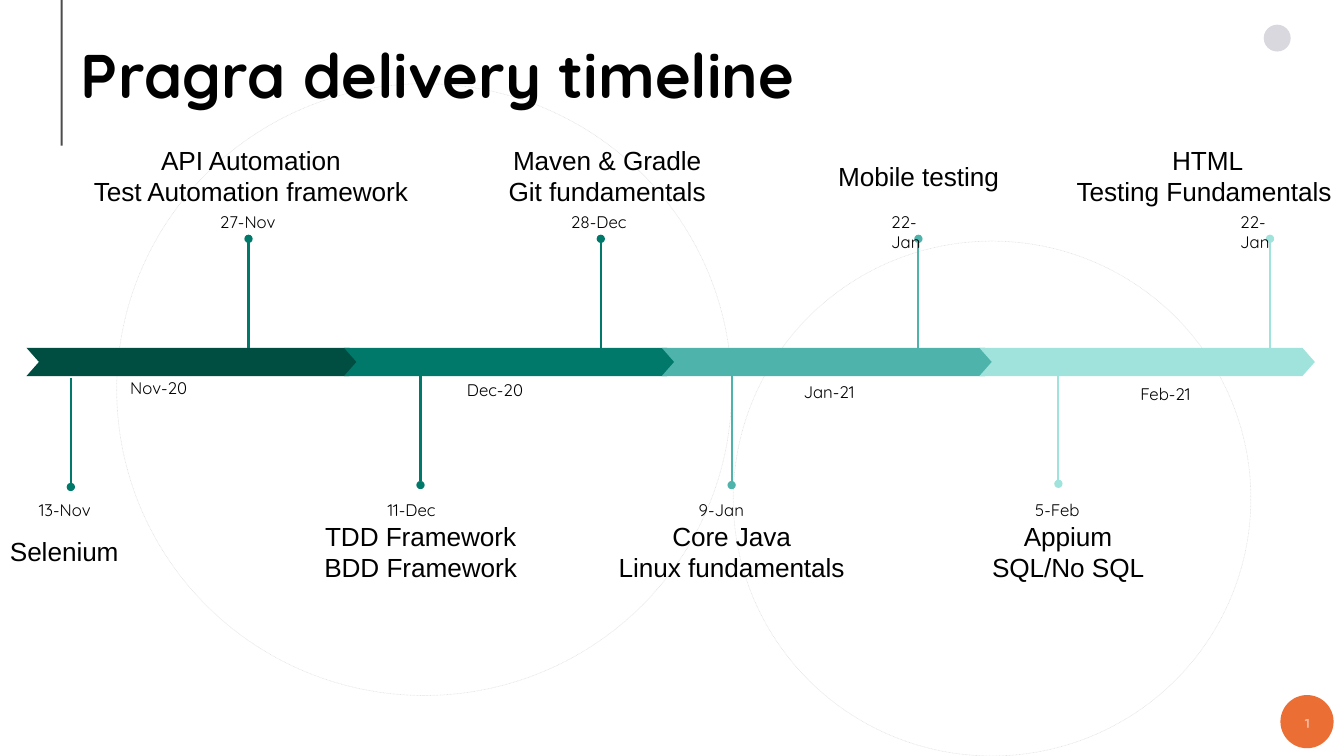
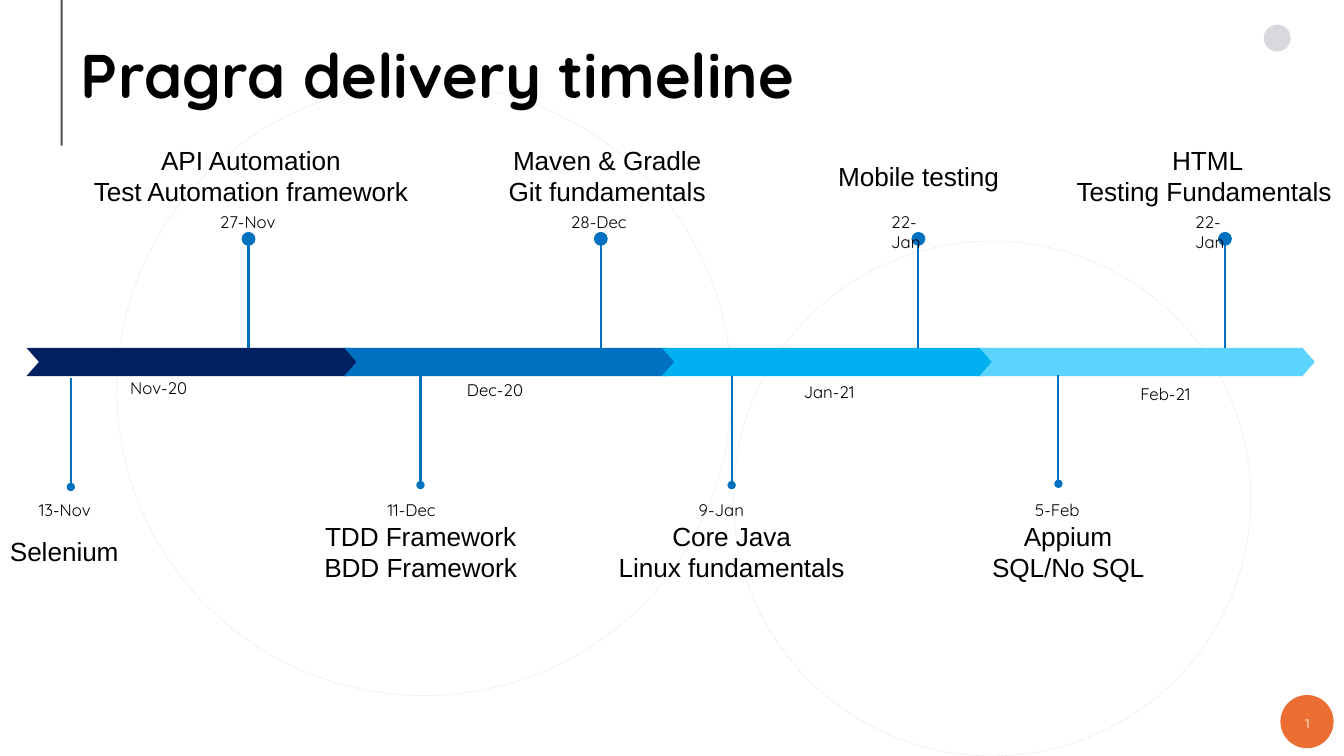
Before and after one commit to ashwinbalajiks/pragra-docs, a slide deck: slide 1 of Pragra_delivery.pptx. Drawn at 1344x756 pixels with LibreOffice and Linux fonts; fonts in the diff are those of the drawing; background and template pictures are left out. Boxes give left, top, right and bottom in pixels: in the first picture for what was removed or moved away, otherwise in the second. Text is boxed around its words. In the diff, an @@ line names an element or a change of style, - is before the commit and + after.

```diff
--- a/Pragra_delivery.pptx
+++ b/Pragra_delivery.pptx
@@ arrow (249, 239) - (249, 348): stroke #00796B 1.5 pt to #0070C0 1.5 pt @@
@@ arrow (601, 239) - (601, 348): stroke #00796B 1.5 pt to #0070C0 1.5 pt @@
@@ arrow (919, 239) - (919, 348): stroke #4EB4AB 1.5 pt to #0070C0 1.5 pt @@
@@ text "22-Jan": place and size @@
-text "22-Jan" at <box>1240,216,1269,248</box>
+text "22-Jan" at <box>1195,216,1224,248</box>
@@ arrow moved from (1270, 239) - (1270, 348) to (1225, 239) - (1225, 348) @@
@@ arrow (1225, 239) - (1225, 348): stroke #9FE3DC 1.5 pt to #0070C0 1.5 pt @@
@@ chevron at <box>26,348,362,376</box>: fill #004E41 to #002060 @@
@@ chevron at <box>344,348,680,376</box>: fill #00796B to #0070C0 @@
@@ chevron at <box>662,348,998,376</box>: fill #4EB4AB to #00B0F0 @@
@@ chevron at <box>980,348,1316,376</box>: fill #9FE3DC to #5BD4FF @@
@@ arrow (71, 378) - (71, 487): stroke #00796B 1.5 pt to #0070C0 1.5 pt @@
@@ arrow (420, 376) - (420, 485): stroke #00796B 1.5 pt to #0070C0 1.5 pt @@
@@ arrow (732, 376) - (732, 485): stroke #4EB4AB 1.5 pt to #0070C0 1.5 pt @@
@@ arrow (1059, 375) - (1059, 484): stroke #9FE3DC 1.5 pt to #0070C0 1.5 pt @@
```
Also in this commit, not shown: 1 slide added, 3 other files.
